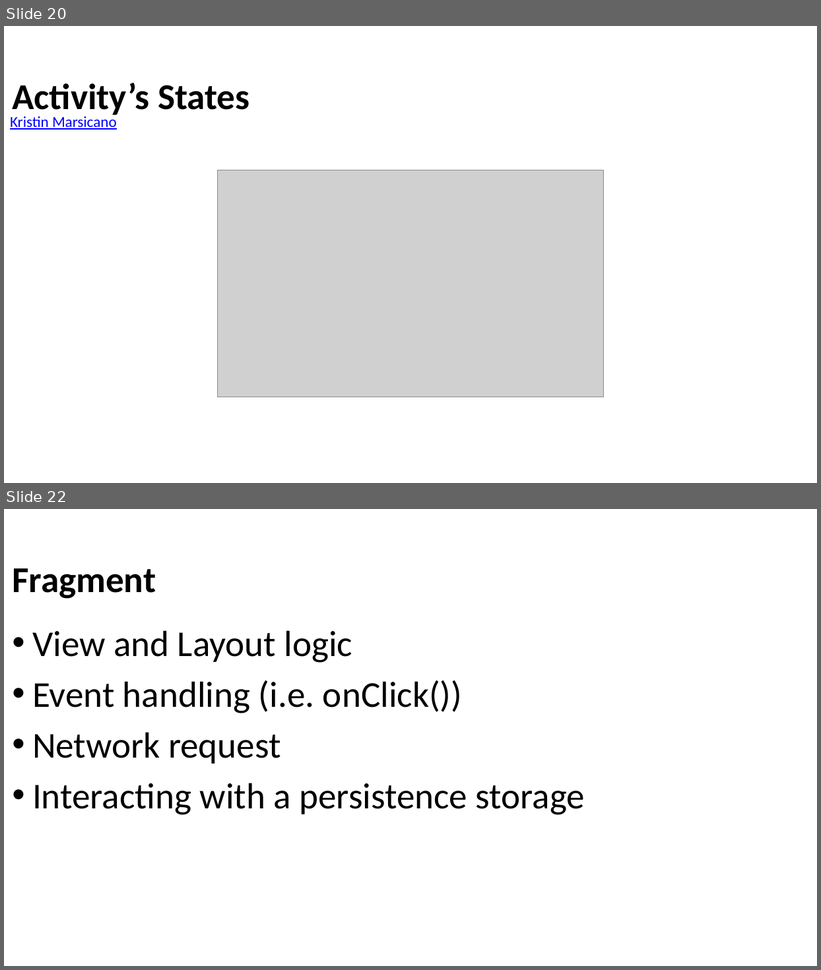
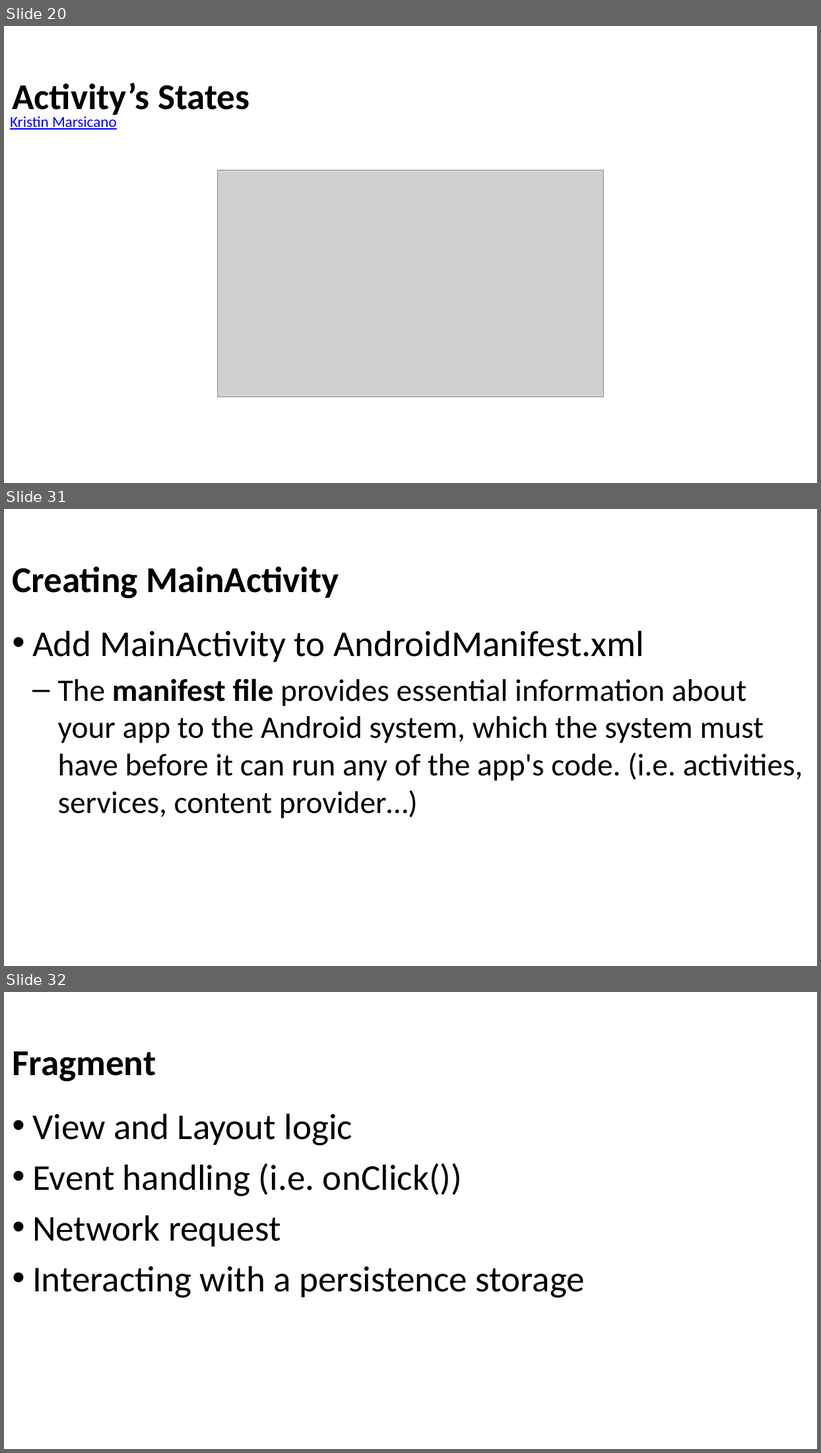
Before and after one commit to Batch-xx/Android-Lunch-Learn, a slide deck: slides/Android Studio_Activities_Fragments.pptx. Shown one above the other, each under a label of ours: slides 20 and 22 before the commit, slides 20, 31 and 32 after it; the slides between them are not shown. The pictures are 821x970 and 821x1453 pixels, drawn with LibreOffice and Linux fonts; fonts in the diff are those of the drawing; grey boxes stand for pictures; background and template pictures are left out. Boxes give left, top, right and bottom in pixels: in the first picture for what was removed or moved away, otherwise in the second. Text is boxed around its words. In the diff, an @@ line names an element or a change of style, - is before the commit and + after.

```diff
--- a/slides/Android Studio_Activities_Fragments.pptx
+++ b/slides/Android Studio_Activities_Fragments.pptx
@@ slide 31 added at bbox=[4, 509, 817, 966], background picture (left out) @@
@@ title added at bbox=[12, 566, 339, 599], 43 pt, text #000000, bold @@
+Creating MainActivity
@@ text added at bbox=[32, 630, 803, 819], 37 pt, text #000000 @@
+• Add MainActivity to AndroidManifest.xml
+  – The manifest file provides essential information about your app to the Android system, which the system must have before it can run any of the app's code. (i.e. activities, services, content provider…)
@@ what was slide 22 is now slide 32 @@
```
Also in this commit, not shown: 4 slides changed, 10 other slides added, 1 slide removed, 5 other files.
